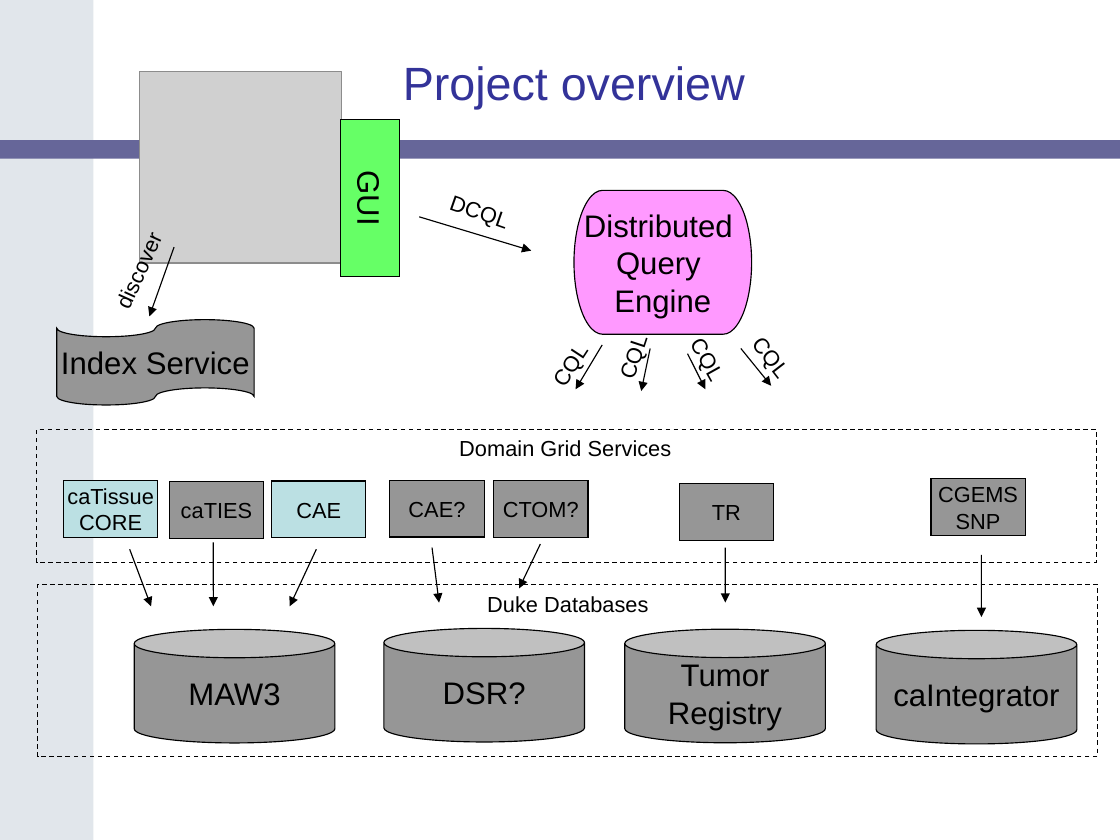
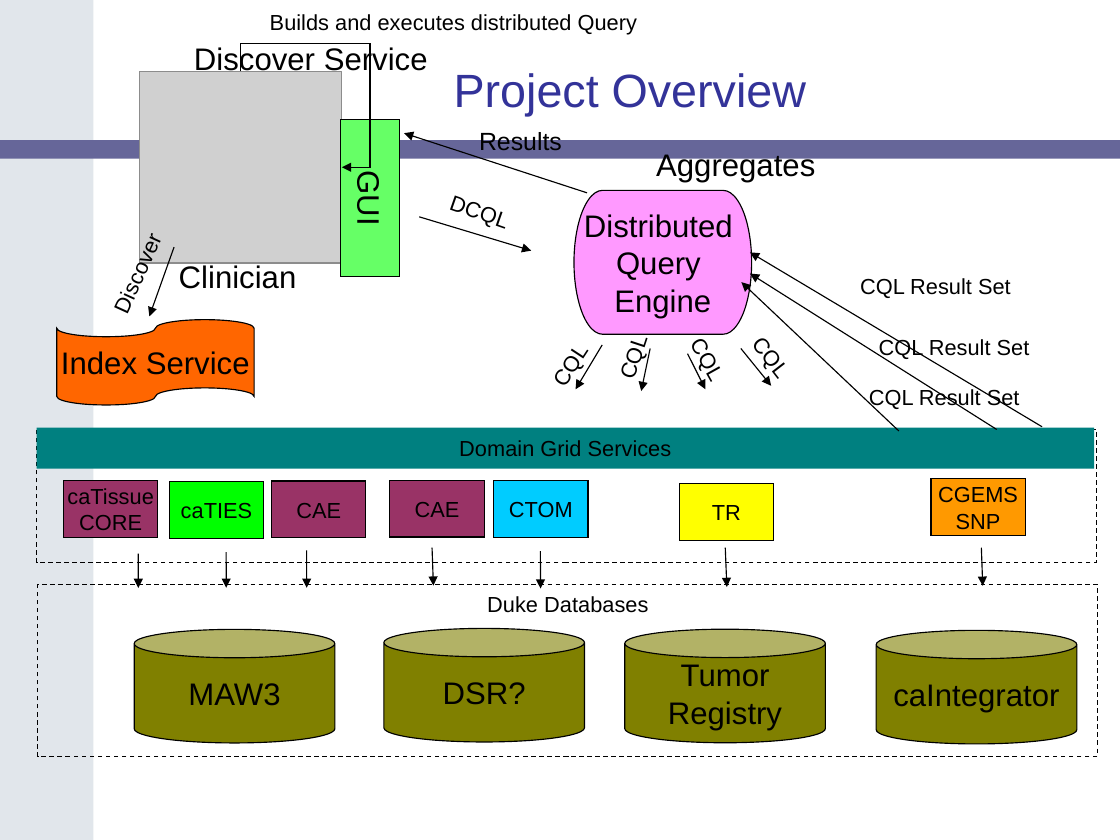
Before and after one commit to NCIP/catrip, a slide deck: slide 3 of catrip/documentation/presentations/catrip_alpha_demo_2006_08_11/catrip_alpha_demo_2006_08_11.ppt. Drawn at 1120x840 pixels with LibreOffice and Linux fonts; fonts in the diff are those of the drawing; grey boxes stand for pictures; background and template pictures are left out. Boxes give left, top, right and bottom in pixels: in the first picture for what was removed or moved away, otherwise in the second. Text is boxed around its words. In the diff, an @@ line names an element or a change of style, - is before the commit and + after.

```diff
--- a/catrip/documentation/presentations/catrip_alpha_demo_2006_08_11/catrip_alpha_demo_2006_08_11.ppt
+++ b/catrip/documentation/presentations/catrip_alpha_demo_2006_08_11/catrip_alpha_demo_2006_08_11.ppt
@@ text added at <box>270,14,637,35</box>, 14 pt, text #000000 @@
+Builds and executes distributed Query
@@ text added at <box>194,45,428,76</box>, 20 pt, text #000000 @@
+Discover Service
@@ elbow arrow added from (241, 72) to (342, 167), #000000 0.74 pt @@
@@ title at <box>454,73,806,117</box>: text changed @@
-Project overview
+Project Overview
@@ arrow added from (587, 193) to (404, 133), #000000 0.74 pt @@
@@ text added at <box>479,130,562,150</box>, 16 pt, text #000000 @@
+Results
@@ text added at <box>656,152,815,183</box>, 20 pt, text #000000 @@
+Aggregates
@@ text at <box>105,220,173,321</box>: text changed @@
-discover
+Discover
@@ text added at <box>179,265,297,289</box>, 20 pt, text #000000 @@
+Clinician
@@ flow chart punched tape "Index Service" at <box>57,319,254,404</box>: fill #969696 to #FF6600 @@
@@ group added at <box>741,252,1042,431</box>: 3 texts, 3 arrows @@
+CQL Result Set
+CQL Result Set
+CQL Result Set
@@ rectangle "Domain Grid Services": place and size @@
-rectangle "Domain Grid Services" at <box>459,440,672,457</box>
+rectangle "Domain Grid Services" at <box>37,428,1094,469</box>
@@ rectangle "Domain Grid Services" at <box>37,428,1094,469</box>: fill none to #008080 @@
@@ rectangle "CGEMS SNP" at <box>931,479,1025,536</box>: fill #969696 to #FF9900 @@
@@ rectangle "caTissue CORE" at <box>64,480,158,538</box>: fill #BBE0E3 to #993366 @@
@@ rectangle "caTIES" at <box>169,482,263,539</box>: fill #969696 to #00FF00 @@
@@ rectangle "CAE" at <box>272,482,366,539</box>: fill #BBE0E3 to #993366 @@
@@ rectangle "CAE" at <box>390,480,484,538</box>: fill #969696 to #993366 @@
@@ text in rectangle at <box>415,502,460,517</box>: text changed @@
-CAE?
+CAE
@@ rectangle "CTOM" at <box>494,480,588,538</box>: fill #969696 to #00CCFF @@
@@ text in rectangle at <box>509,501,573,518</box>: text changed @@
-CTOM?
+CTOM
@@ rectangle "TR" at <box>679,484,773,541</box>: fill #969696 to #FFFF00 @@
@@ arrow moved from (130, 549) - (151, 606) to (138, 553) - (138, 588) @@
@@ arrow moved from (213, 542) - (213, 606) to (226, 552) - (226, 588) @@
@@ arrow moved from (316, 549) - (290, 606) to (307, 550) - (307, 588) @@
@@ arrow moved from (432, 548) - (439, 603) to (432, 548) - (433, 586) @@
@@ arrow moved from (540, 544) - (520, 588) to (540, 551) - (541, 589) @@
@@ arrow moved from (726, 548) - (726, 603) to (726, 548) - (727, 587) @@
@@ arrow moved from (981, 554) - (981, 617) to (981, 548) - (982, 586) @@
@@ fill #969696 to #808000 in 4 elements at <box>134,629,335,743</box>, <box>384,628,585,741</box>, <box>625,629,825,743</box>, <box>876,631,1076,744</box> @@
```
Also in this commit, not shown: 8 other slides changed, 4 slides added, 2 slides removed.
